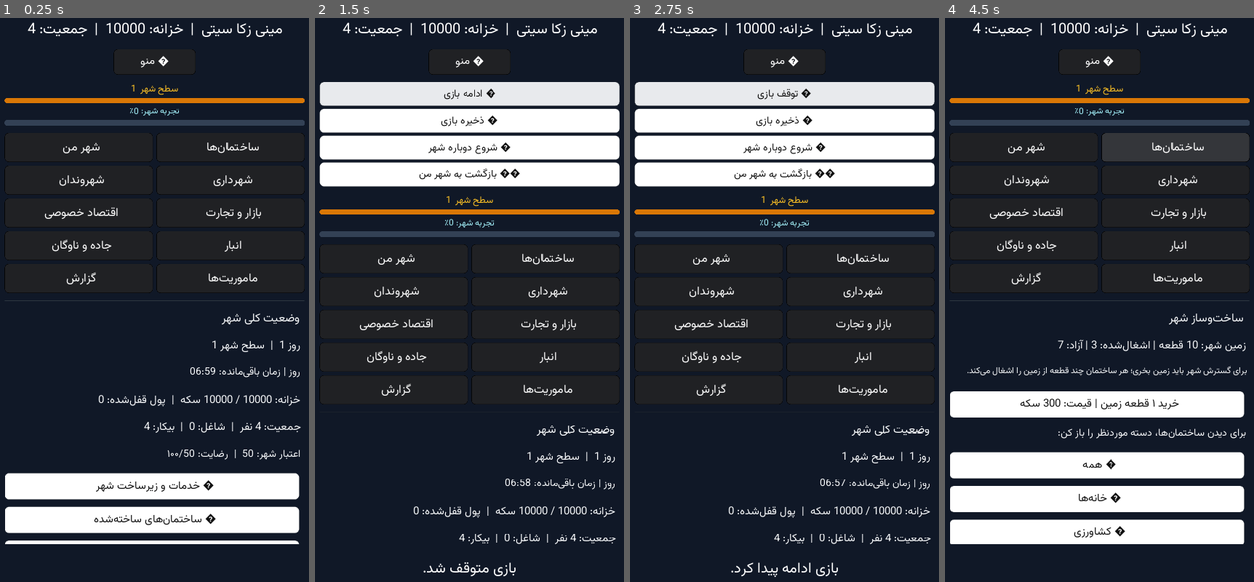
Above: before the commit, frames 1-4 (left to right).
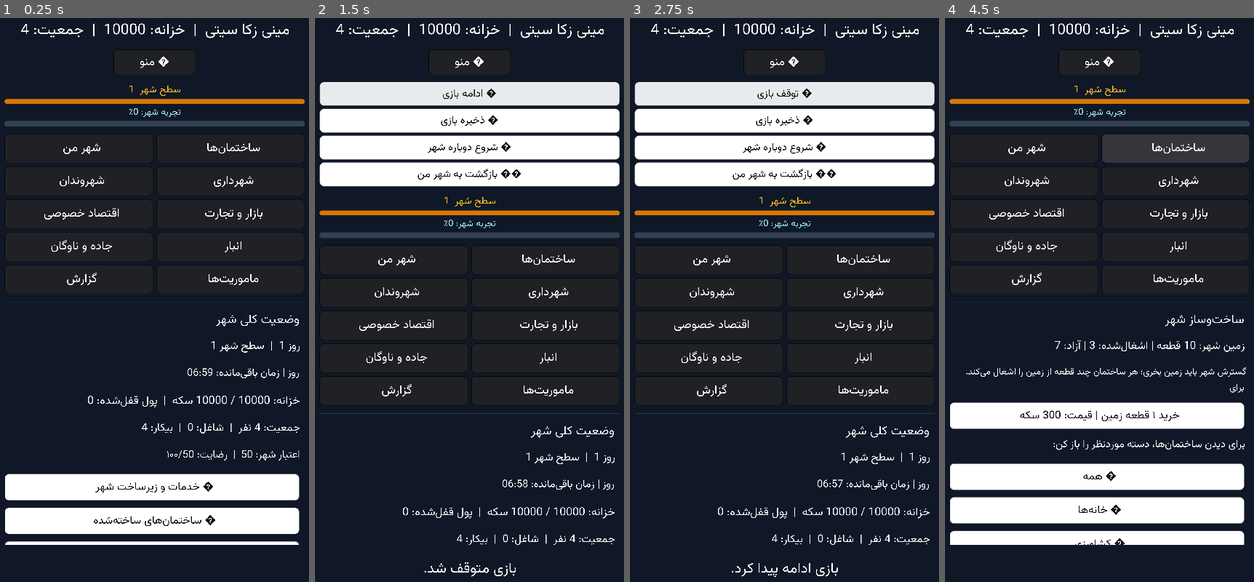
Above: after the commit, the same moments.

Repository: zekainstabot/mini-zeka-city
Game: Godot game, scene res://Main.tscn
Same seed, same stepped clock (60 frames per second), same inputs: the game is played once before the commit and once after it.
Inputs:
- Up to frame 1 (0.25 s): no input
- Up to frame 2 (1.5 s): click "ﻮﻨﻣ ☰" at 0.5 s; click "ﯼﺯﺎﺑ ﻒﻗﻮﺗ ⏸" at 1.25 s
- Up to frame 3 (2.75 s): click "ﯼﺯﺎﺑ ﻪﻣﺍﺩﺍ ▶" at 2 s
- Up to frame 4 (4.5 s): click "ﯼﺯﺎﺑ ﻩﺮﯿﺧﺫ 💾" at 2.75 s; click "ﻦﻣ ﺮﻬﺷ" at 3.5 s; click "ﺎﻫ‌ﻥﺎﻤﺘﺧﺎﺳ" at 4.25 s

The runs differ from the first frame. In frame 1, 6.4% of the frame differs, in the area x 1-99%, y 0-94%; in frame 2, 5.8%; in frame 3, 5.8%; in frame 4, 17%.

Commit message:
Improve UI text sharpness with font oversampling

Diff:
--- a/scripts/Main.gd
+++ b/scripts/Main.gd
@@ -424,6 +424,8 @@
 	# on high-DPI mobile screens and when the HTML5 canvas is scaled.
 	font_data.antialiased = true
 	font_data.hinting = DynamicFontData.HINTING_NORMAL
+	# Rasterize glyphs above their display size so mobile/browser scaling stays crisp.
+	font_data.override_oversampling = 2.0
 	ui_font = DynamicFont.new()
 	ui_font.font_data = font_data
 	ui_font.size = 20
